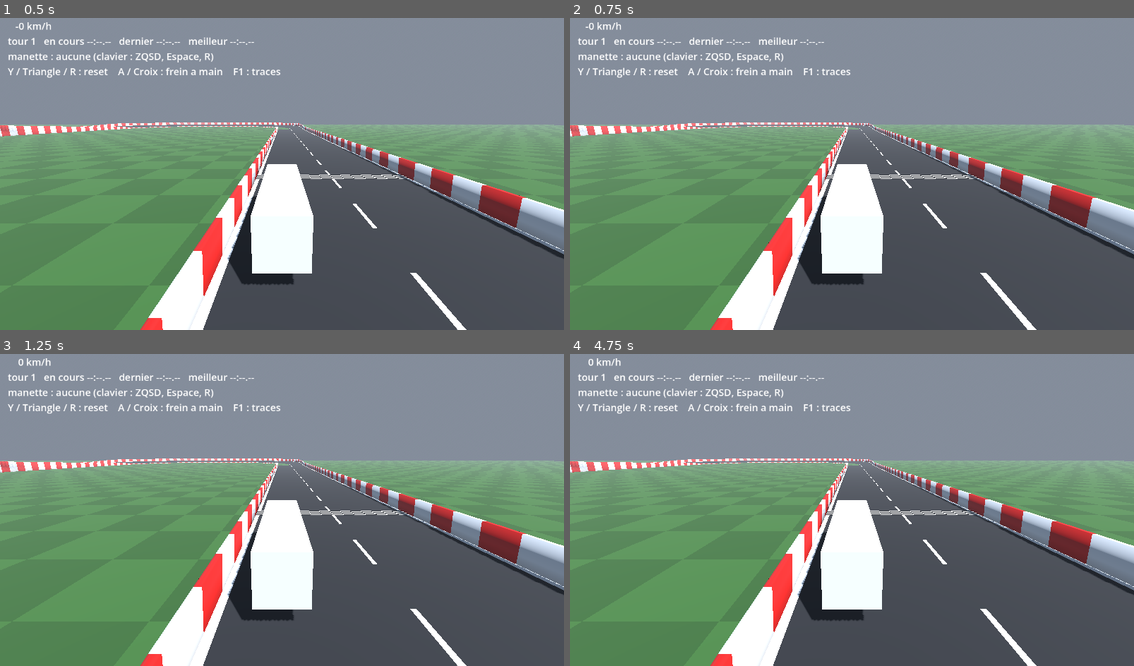
Above: before the commit, frames 1-4 (two rows, left to right).
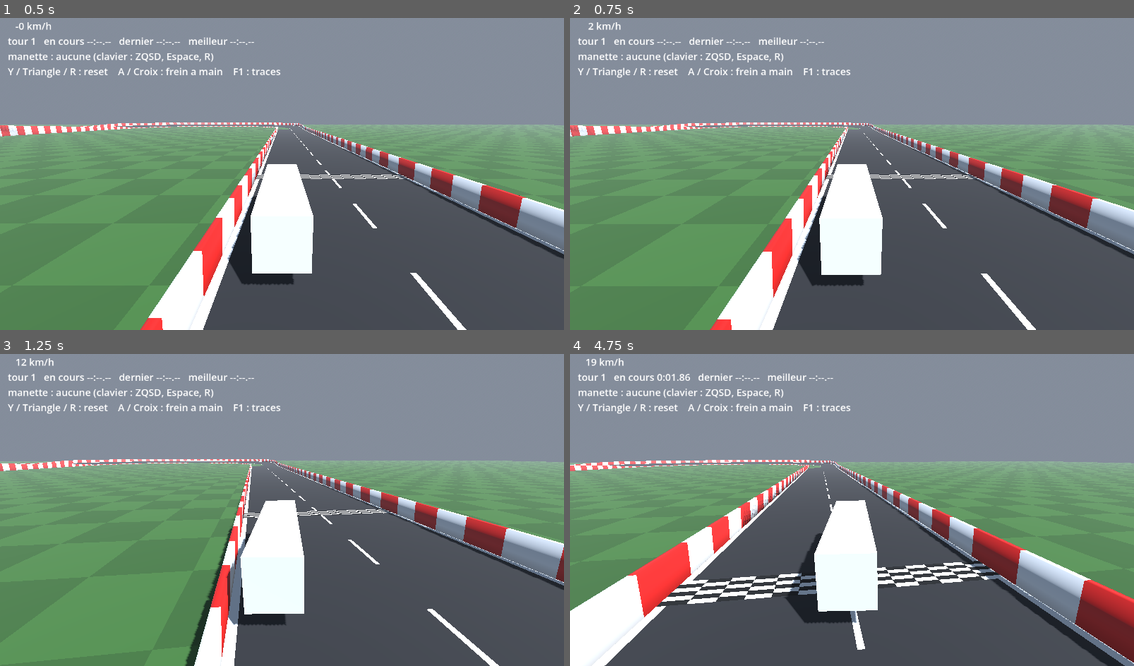
Above: after the commit, the same moments.

Repository: Shoz567/course-camions
Game: Godot game, scene res://dev/track_drive.tscn
The game is run twice, just before and just after one commit, with the same random seed, the same clock (stepped at 60 frames per second) and the same inputs.
Inputs (mouse positions are in pixels of both pictures, inside the frame that each line leads up to):
- Up to frame 1 (0.5 s): no input
- Up to frame 2 (0.75 s): tap Enter at 0.5 s; move the mouse to (976, 155) at 0.52 s; hold D from 0.53 s (still down); tap Shift at 0.6 s; click (976, 155) at 0.67 s
- Up to frame 3 (1.25 s): keep holding D; tap Space at 0.77 s
- Up to frame 4 (4.75 s): release D at 1.25 s; drag from (739, 522) to (823, 572) at 1.27 s; move the mouse to (908, 438) at 2.02 s; hold D 2.03-2.75 s; tap C at 2.1 s; drag from (823, 572) to (682, 460) at 2.77 s; move the mouse to (1021, 553) at 3.52 s; hold A 3.53-4.25 s; tap Shift at 3.6 s; tap Space at 3.77 s; drag from (682, 460) to (767, 428) at 4.27 s

Frame 1 is identical in both runs. In frame 2, 0.6% of the frame differs, in the area x 0-100%, y 1-100%; in frame 3, 10%; in frame 4, 34%.

Commit message:
vehicule: ajoute le boost avec recharge et le klaxon
Boost : 1,5 s de poussee (+6 m/s2, vitesse max +30 km/h), puis jauge
rechargee en 4 s ; mesure +32,4 km/h, 149 -> 179 km/h. Klaxon :
signal honked du camion, trompe a deux tons generee une fois et
partagee (generee a chaque apparition, elle bloquait l'image et le
rattrapage doublait la perf mesuree : SPIKE A14).

Co-Authored-By: Claude Opus 5.5 <noreply@anthropic.com>

Diff:
--- /dev/null
+++ b/game/tests/scenes/truck_boost_test.gd
@@ -0,0 +1,89 @@
+extends PhysicsTest
+
+## Boost avec recharge, et klaxon.
+##   A. 100 km/h tenus, boost a BOOST_AT : il dure boost_duration_ticks ; un
+##      nouvel appui pendant la recharge est ignore ; une fois la jauge pleine
+##      (boost_recharge_ticks apres la fin), le boost repart.
+##   B. jumeau de A sans boost : A gagne au moins la moitie du gain theorique
+##      (boost_accel x duree) sur B pendant le boost.
+##   C. a la vitesse max, le boost la depasse d'au moins 5 %.
+##   D. un appui de klaxon = un signal honked.
+
+const HOLD_KMH := 100.0
+const BOOST_AT := 241
+const RETRY_AT := 350
+
+var _a: Truck
+var _b: Truck
+var _c: Truck
+var _fa: InputFrame = InputFrame.new()
+var _fb: InputFrame = InputFrame.new()
+var _fc: InputFrame = InputFrame.new()
+var _boost_ticks: int = 0
+var _starts: PackedInt32Array = []
+var _was_boosting: bool = false
+var _gain: float = 0.0
+var _c_top: float = 0.0
+var _c_before: float = 0.0
+var _honks: int = 0
+var _second_at: int = -1
+
+
+func _test_setup() -> void:
+	duration_ticks = 900
+	add_floor(3000.0)
+	_a = TruckTestUtil.spawn_truck(self, Vector3(-20.0, 0.0, 1400.0))
+	_b = TruckTestUtil.spawn_truck(self, Vector3(20.0, 0.0, 1400.0))
+	_c = TruckTestUtil.spawn_truck(self, Vector3(60.0, 0.0, 1400.0))
+	_b.honked.connect(func() -> void: _honks += 1)
+	_second_at = BOOST_AT + roundi(_a.tuning.boost_duration_ticks + _a.tuning.boost_recharge_ticks) + 10
+
+
+func _test_tick(t: int) -> void:
+	# A et B : 100 km/h tenus jusqu'au boost, puis plein gaz tous les deux
+	var hold := t < BOOST_AT
+	for pair: Array in [[_a, _fa], [_b, _fb]]:
+		var tr: Truck = pair[0]
+		var f: InputFrame = pair[1]
+		f.tick = t
+		f.throttle = clampf((HOLD_KMH - tr.get_speed_kmh()) / 5.0, 0.0, 1.0) if hold else 1.0
+	_fa.boost = (t >= BOOST_AT and t < BOOST_AT + 10) or (t >= RETRY_AT and t < RETRY_AT + 10) \
+			or (t >= _second_at and t < _second_at + 10)
+	_fb.honk = t == 100
+	_a.set_input(_fa)
+	_b.set_input(_fb)
+	# C : plein gaz jusqu'a la vitesse max, boost a 600
+	_fc.tick = t
+	_fc.throttle = 1.0
+	_fc.boost = t >= 600 and t < 610
+	_c.set_input(_fc)
+	if t == 599:
+		_c_before = _c.get_speed_kmh()
+	if t > 600:
+		_c_top = maxf(_c_top, _c.get_speed_kmh())
+
+	var boosting := _a.is_boosting()
+	if boosting:
+		_boost_ticks += 1
+		if not _was_boosting:
+			_starts.append(t)
+	_was_boosting = boosting
+	if t == BOOST_AT + roundi(_a.tuning.boost_duration_ticks) + 1:
+		_gain = _a.get_speed_kmh() - _b.get_speed_kmh()
+
+
+func _test_finish() -> void:
+	var tu := _a.tuning
+	check("deux boosts : au 1er appui et apres recharge, pas pendant la recharge",
+		_starts.size() == 2, "debuts=%s" % [_starts])
+	if _starts.size() == 2:
+		check("1er boost a l'appui (tick)", absi(_starts[0] - BOOST_AT) <= 2, "tick=%d" % _starts[0])
+		check("appui pendant la recharge ignore, 2e boost apres recharge",
+			_starts[1] >= _second_at and _starts[1] <= _second_at + 2, "tick=%d attendu %d" % [_starts[1], _second_at])
+	check_near("duree totale de boost (ticks)", _boost_ticks, 2.0 * tu.boost_duration_ticks, 2.0)
+	var theory := tu.boost_accel_ms2 * tu.boost_duration_ticks / 60.0 * 3.6
+	check_ratio_above("gain de vitesse du boost / theorie", _gain, theory, 0.5)
+	check_ratio_above("vitesse max depassee pendant le boost", _c_top, _c_before, 1.05)
+	check("klaxon : un signal par appui", _honks == 1, "signaux=%d" % _honks)
+	print("  INFO   gain %.1f km/h (theorie %.1f) ; vitesse max %.1f -> %.1f km/h avec boost"
+		% [_gain, theory, _c_before, _c_top])
--- /dev/null
+++ b/game/tests/scenes/truck_boost_test.tscn
@@ -0,0 +1,6 @@
+[gd_scene load_steps=2 format=3]
+
+[ext_resource type="Script" path="res://tests/scenes/truck_boost_test.gd" id="1"]
+
+[node name="truck_boost_test" type="Node3D"]
+script = ExtResource("1")
--- a/game/vehicles/default_vehicle.tres
+++ b/game/vehicles/default_vehicle.tres
@@ -15,6 +15,10 @@
 reverse_accel_ms2 = 3.0
 reverse_top_speed_kmh = 30.0
 brake_decel_ms2 = 9.5
+boost_accel_ms2 = 6.0
+boost_top_speed_kmh = 30.0
+boost_duration_ticks = 90.0
+boost_recharge_ticks = 240.0
 aero_drag_per_m = 0.0004
 rolling_resistance_ms2 = 0.3
 lateral_grip_g = 0.9
--- a/game/vehicles/truck.gd
+++ b/game/vehicles/truck.gd
@@ -12,11 +12,16 @@
 ##   1.6 frein a main (derapage, contre-braquage permissif), anti-retournement
 ##       au sol, controle en l'air (assiette automatique, lacet au stick)
 ##   1.9 traces DebugDraw : rayons, contacts, forces, centre de masse
+##   boost : poussee et vitesse max relevees pendant boost_duration_ticks, puis
+##       jauge rechargee en boost_recharge_ticks (declenche a l'appui)
 ##
 ## Interface avec le gameplay (gameplay-engineer.md), la seule autorisee :
 ##   set_input(frame), reset_to(xf), get_speed_kmh(), is_upside_down(),
 ##   wheels_on_ground()
 ## Le camion ne lit jamais Input.* : il recoit une InputFrame.
+
+## Coup de klaxon recu dans l'InputFrame (le son est l'affaire du gameplay).
+signal honked
 
 ## En dessous de cette vitesse (m/s), le frein devient marche arriere et le gaz
 ## en marche arriere devient frein.
@@ -33,6 +38,7 @@
 @export var debug_anti_roll: bool = true
 @export var debug_handbrake: bool = true
 @export var debug_air_control: bool = true
+@export var debug_boost: bool = true
 ## Traces DebugDraw du camion (actifs seulement si DebugDraw.enabled).
 @export var debug_draw: bool = true
 
@@ -56,6 +62,10 @@
 var _active: bool = false
 ## 0 = adherence pleine, 1 = adherence de frein a main (train arriere).
 var _handbrake_blend: float = 0.0
+## Boost : ticks restants, jauge 0 .. 1 (1 = pret), appui precedent.
+var _boost_ticks: int = 0
+var _boost_charge: float = 1.0
+var _boost_was_pressed: bool = false
 var _tire_force: PackedVector3Array = PackedVector3Array([Vector3.ZERO, Vector3.ZERO, Vector3.ZERO, Vector3.ZERO])
 
 var _reset_pending: bool = false
@@ -152,6 +162,16 @@
 	return _handbrake_blend
 
 
+## Jauge de boost : 1 = pret, 0 = vide (pendant le boost et au debut de la
+## recharge).
+func get_boost_charge() -> float:
+	return _boost_charge
+
+
+func is_boosting() -> bool:
+	return _boost_ticks > 0
+
+
 # --- simulation ------------------------------------------------------------------
 
 func _integrate_forces(state: PhysicsDirectBodyState3D) -> void:
@@ -234,9 +254,19 @@
 		elif thr <= 0.0:
 			var taper_r := clampf((_reverse_top_ms + v_fwd) / _taper_ms, 0.0, 1.0)
 			drive = -brk * (t.reverse_accel_ms2 * taper_r + resist)
+	# boost : declenche a l'appui si la jauge est pleine ; poussee ajoutee meme
+	# sans gaz, vitesse max relevee, resistances compensees.
+	_update_boost(t)
+	if _boost_ticks > 0 and debug_boost and v_fwd > -STOP_SPEED_MS:
+		var top_b := _top_speed_ms + t.boost_top_speed_kmh / 3.6
+		var taper_b := clampf((top_b - v_fwd) / _taper_ms, 0.0, 1.0)
+		drive = (thr * t.engine_accel_ms2 + t.boost_accel_ms2) * taper_b + resist
+		braking = 0.0 if brk <= 0.0 else braking
 	if not debug_drive:
 		drive = 0.0
 		braking = 0.0
+	if _input.honk:
+		honked.emit()
 
 	var m_wheel := mass / 4.0
 	for i in 4:
@@ -309,6 +339,18 @@
 	# 1.9 traces de debug
 	if debug_draw and DebugDraw.enabled:
 		_draw_debug(up, com)
+
+
+func _update_boost(t: VehicleTuning) -> void:
+	var pressed := _input.boost
+	if _boost_ticks > 0:
+		_boost_ticks -= 1
+	elif _boost_charge < 1.0:
+		_boost_charge = minf(1.0, _boost_charge + 1.0 / t.boost_recharge_ticks)
+	if pressed and not _boost_was_pressed and _boost_charge >= 1.0 and _boost_ticks == 0:
+		_boost_ticks = roundi(t.boost_duration_ticks)
+		_boost_charge = 0.0
+	_boost_was_pressed = pressed
 
 
 ## En l'air : ressort angulaire amorti critiquement vers l'horizontale (sans
--- a/game/vehicles/truck.tscn
+++ b/game/vehicles/truck.tscn
@@ -1,9 +1,10 @@
-[gd_scene load_steps=16 format=3]
+[gd_scene load_steps=17 format=3]
 
 [ext_resource type="Script" path="res://vehicles/truck.gd" id="1"]
 [ext_resource type="Resource" path="res://vehicles/default_vehicle.tres" id="2"]
 [ext_resource type="Script" path="res://vehicles/wheel_probe.gd" id="3"]
 [ext_resource type="Script" path="res://vehicles/truck_visual.gd" id="4"]
+[ext_resource type="Script" path="res://vehicles/truck_horn.gd" id="5"]
 
 [sub_resource type="BoxShape3D" id="shape_chassis"]
 size = Vector3(2.4, 1, 5.8)
@@ -121,3 +122,7 @@
 [node name="Wheel_RR" type="MeshInstance3D" parent="Visual"]
 transform = Transform3D(0, -1, 0, 1, 0, 0, 0, 0, 1, 1.05, 0.55, 1.9)
 mesh = SubResource("mesh_wheel")
+
+[node name="Horn" type="AudioStreamPlayer3D" parent="."]
+transform = Transform3D(1, 0, 0, 0, 1, 0, 0, 0, 1, 0, 3.2, -2.5)
+script = ExtResource("5")
--- /dev/null
+++ b/game/vehicles/truck_horn.gd
@@ -0,0 +1,53 @@
+class_name TruckHorn
+extends AudioStreamPlayer3D
+
+## Klaxon du camion : trompe a deux tons, generee a l'execution (aucun fichier
+## audio tiers, CLAUDE.md §8). Joue a chaque signal `honked` du camion parent,
+## donc aussi pour un camion distant en reseau (le klaxon est dans l'InputFrame).
+
+const RATE := 22050
+const DURATION_S := 0.55
+## Deux notes graves et dissonantes, facon trompe de semi-remorque.
+const TONES: Array[float] = [155.6, 185.0]
+
+## Genere une seule fois, partage par tous les camions : ~12 000 echantillons
+## calcules en GDScript bloquaient chaque apparition de camion (et le
+## rattrapage de pas physiques qui suit faussait la mesure de perf).
+static var _shared_stream: AudioStreamWAV
+
+
+func _ready() -> void:
+	if _shared_stream == null:
+		_shared_stream = _build_stream()
+	stream = _shared_stream
+	unit_size = 12.0
+	max_db = 3.0
+	var truck := get_parent() as Truck
+	if truck != null:
+		truck.honked.connect(_on_honked)
+
+
+func _on_honked() -> void:
+	play()
+
+
+static func _build_stream() -> AudioStreamWAV:
+	var n := roundi(RATE * DURATION_S)
+	var data := PackedByteArray()
+	data.resize(n * 2)
+	for i in n:
+		var t := float(i) / RATE
+		# attaque 20 ms, maintien, relache 120 ms
+		var env := minf(1.0, t / 0.02) * clampf((DURATION_S - t) / 0.12, 0.0, 1.0)
+		var v := 0.0
+		for f in TONES:
+			# onde en dents de scie adoucie : riche en harmoniques, comme une trompe
+			var ph := fposmod(t * f, 1.0)
+			v += (2.0 * ph - 1.0) * 0.5 + sin(TAU * f * t) * 0.5
+		data.encode_s16(i * 2, clampi(roundi(v * 0.3 * env * 32767.0), -32768, 32767))
+	var wav := AudioStreamWAV.new()
+	wav.format = AudioStreamWAV.FORMAT_16_BITS
+	wav.mix_rate = RATE
+	wav.stereo = false
+	wav.data = data
+	return wav
--- a/game/vehicles/vehicle_tuning.gd
+++ b/game/vehicles/vehicle_tuning.gd
@@ -43,6 +43,16 @@
 @export_range(0.0, 100.0, 0.1, "suffix:km/h") var reverse_top_speed_kmh: float = 0.0
 ## Deceleration au frein. 100 -> 0 en < 45 m exige au moins 8,57 m/s2.
 @export_range(0.0, 30.0, 0.01, "suffix:m/s²") var brake_decel_ms2: float = 0.0
+
+@export_group("Boost")
+## Poussee ajoutee pendant le boost (m/s2), meme sans gaz.
+@export_range(0.0, 30.0, 0.01, "suffix:m/s²") var boost_accel_ms2: float = 0.0
+## Vitesse max relevee pendant le boost.
+@export_range(0.0, 100.0, 0.1, "suffix:km/h") var boost_top_speed_kmh: float = 0.0
+## Duree du boost, puis duree de recharge de la jauge (qui commence a la fin
+## du boost). 60 ticks = 1 s.
+@export_range(0.0, 600.0, 1.0, "suffix:ticks") var boost_duration_ticks: float = 0.0
+@export_range(0.0, 1200.0, 1.0, "suffix:ticks") var boost_recharge_ticks: float = 0.0
 
 @export_group("Resistances")
 ## Trainee aerodynamique : a = coef * v2 (1/m). Remplace le linear_damp du
Not shown, added: game/tests/scenes/truck_boost_test.gd.uid
Not shown, added: game/vehicles/truck_horn.gd.uid
Not shown, changed: docs/METRICS.md
Not shown, changed: docs/SPIKE.md
